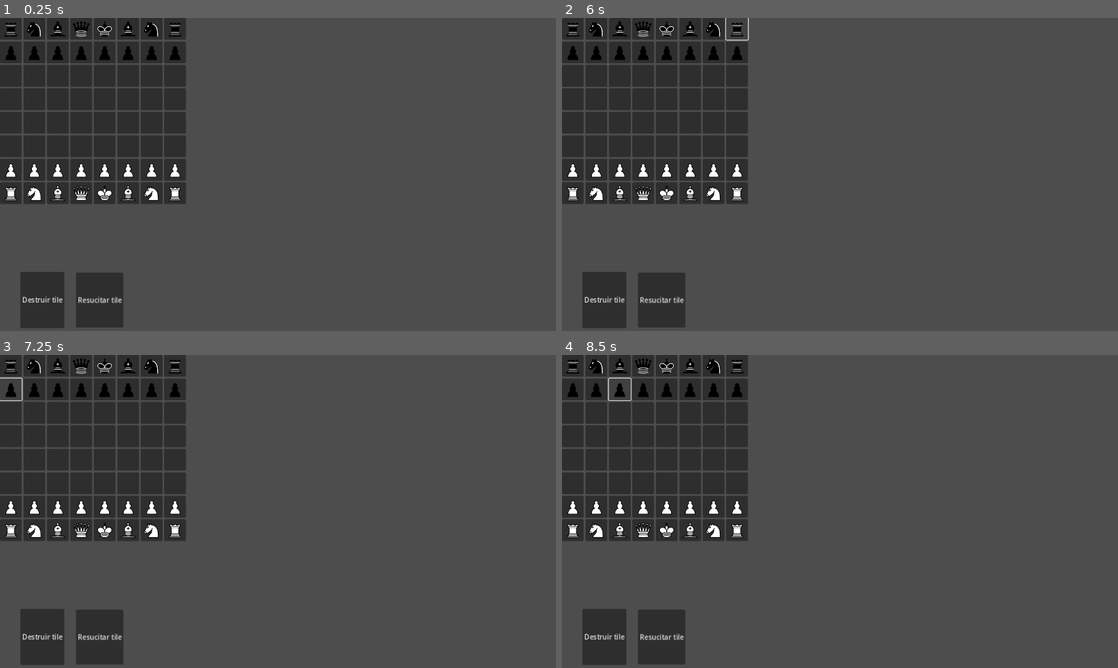
Above: before the commit, frames 1-4 (two rows, left to right).
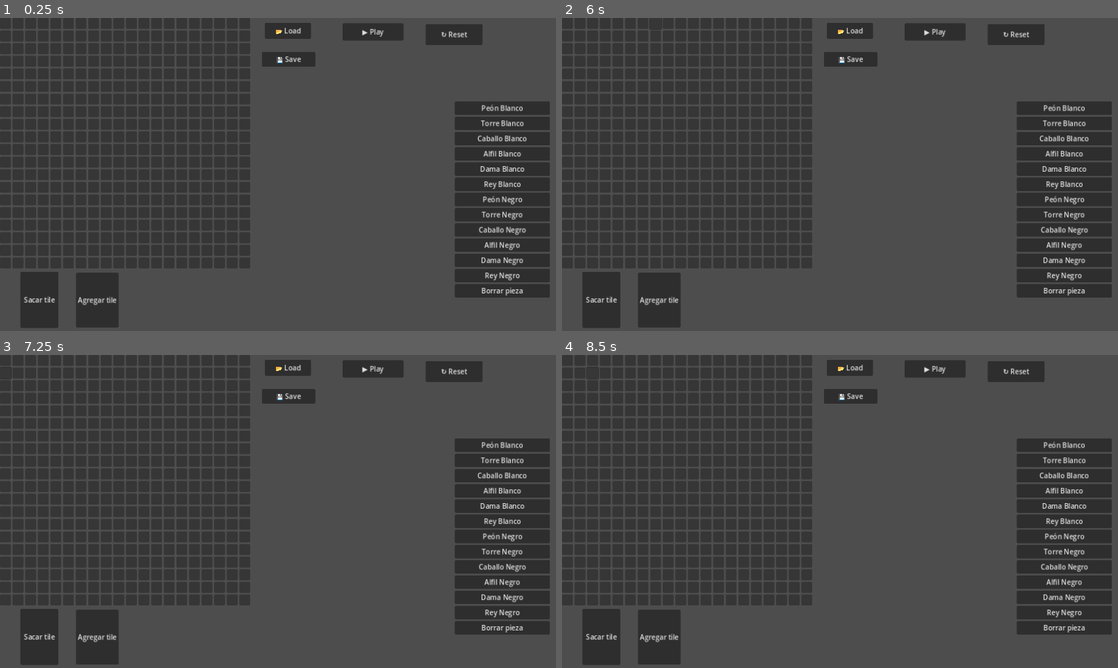
Above: after the commit, the same moments.

Repository: Laia-ar/ajedecks
Game: Godot game, scene res://board.tscn
Same seed, same stepped clock (60 frames per second), same inputs: the game is played once before the commit and once after it.
Inputs (mouse positions are in pixels of both pictures, inside the frame that each line leads up to; where the layout moved, square brackets give the same spot in the first picture):
- Up to frame 1 (0.25 s): no input
- Up to frame 2 (6 s): click (567, 24) [573, 27] at 0.5 s; click (578, 24) [595, 27] at 1.25 s; click (595, 24) [617, 27] at 2 s; click (606, 24) [645, 27] at 2.75 s; click (617, 24) [667, 27] at 3.5 s; click (628, 24) [689, 27] at 4.25 s; click (645, 24) [712, 27] at 5 s; click (656, 24) [734, 27] at 5.75 s
- Up to frame 3 (7.25 s): click (5, 373) [11, 389] at 6.5 s
- Up to frame 4 (8.5 s): click (578, 373) [595, 389] at 7.25 s; click (595, 373) [617, 389] at 8 s

The runs differ from the first frame. In frame 1, 17% of the frame differs, in the area x 0-99%, y 0-99%; in frame 2, 17%; in frame 3, 17%; in frame 4, 17%.

Commit message:
Editor first version

Diff:
--- a/board.tscn
+++ b/board.tscn
@@ -11,6 +11,12 @@
 [ext_resource type="Script" path="res://game_win.gd" id="9_ww6wk"]
 [ext_resource type="Script" path="res://card_destroy_tile.gd" id="10_pisxf"]
 [ext_resource type="Script" path="res://card_revive_tile.gd" id="11_a1ga0"]
+[ext_resource type="Script" path="res://card_place_piece.gd" id="12_xjupx"]
+[ext_resource type="Script" path="res://card_remove_piece.gd" id="13_kaqiq"]
+[ext_resource type="Script" path="res://mode_toggle.gd" id="14_1lhue"]
+[ext_resource type="Script" path="res://reset_button.gd" id="15_mmcrq"]
+[ext_resource type="Script" path="res://save_button.gd" id="16_ccxe3"]
+[ext_resource type="Script" path="res://load_button.gd" id="17_3qfpr"]
 
 [node name="Board" type="Control"]
 layout_mode = 3
@@ -100,6 +106,261 @@
 BoardPath = NodePath("..")
 FlowPath = NodePath("../Flow")
 
+[node name="PiecePalette" type="VBoxContainer" parent="."]
+layout_mode = 1
+anchors_preset = -1
+anchor_left = 26.175
+anchor_top = 4.552
+anchor_right = 31.65
+anchor_bottom = 14.575
+offset_top = 9.92
+
+[node name="PlacePawnWhite" type="Button" parent="PiecePalette"]
+layout_mode = 2
+script = ExtResource("12_xjupx")
+BoardPath = NodePath("../..")
+FlowPath = NodePath("../../Flow")
+
+[node name="PlaceRookWhite" type="Button" parent="PiecePalette"]
+layout_mode = 2
+script = ExtResource("12_xjupx")
+BoardPath = NodePath("../..")
+FlowPath = NodePath("../../Flow")
+PieceType = "Rook"
+
+[node name="PlaceKnightWhite" type="Button" parent="PiecePalette"]
+layout_mode = 2
+script = ExtResource("12_xjupx")
+BoardPath = NodePath("../..")
+FlowPath = NodePath("../../Flow")
+PieceType = "Knight"
+
+[node name="PlaceBishopWhite" type="Button" parent="PiecePalette"]
+layout_mode = 2
+script = ExtResource("12_xjupx")
+BoardPath = NodePath("../..")
+FlowPath = NodePath("../../Flow")
+PieceType = "Bishop"
+
+[node name="PlaceQueenWhite" type="Button" parent="PiecePalette"]
+layout_mode = 2
+script = ExtResource("12_xjupx")
+BoardPath = NodePath("../..")
+FlowPath = NodePath("../../Flow")
+PieceType = "Queen"
+
+[node name="PlaceKingWhite" type="Button" parent="PiecePalette"]
+layout_mode = 2
+script = ExtResource("12_xjupx")
+BoardPath = NodePath("../..")
+FlowPath = NodePath("../../Flow")
+PieceType = "King"
+
+[node name="PlacePawnBlack" type="Button" parent="PiecePalette"]
+layout_mode = 2
+script = ExtResource("12_xjupx")
+BoardPath = NodePath("../..")
+FlowPath = NodePath("../../Flow")
+PieceColor = 1
+
+[node name="PlaceRookBlack" type="Button" parent="PiecePalette"]
+layout_mode = 2
+script = ExtResource("12_xjupx")
+BoardPath = NodePath("../..")
+FlowPath = NodePath("../../Flow")
+PieceType = "Rook"
+PieceColor = 1
+
+[node name="PlaceKnightBlack" type="Button" parent="PiecePalette"]
+layout_mode = 2
+script = ExtResource("12_xjupx")
+BoardPath = NodePath("../..")
+FlowPath = NodePath("../../Flow")
+PieceType = "Knight"
+PieceColor = 1
+
+[node name="PlaceBishopBlack" type="Button" parent="PiecePalette"]
+layout_mode = 2
+script = ExtResource("12_xjupx")
+BoardPath = NodePath("../..")
+FlowPath = NodePath("../../Flow")
+PieceType = "Bishop"
+PieceColor = 1
+
+[node name="PlaceQueenBlack" type="Button" parent="PiecePalette"]
+layout_mode = 2
+script = ExtResource("12_xjupx")
+BoardPath = NodePath("../..")
+FlowPath = NodePath("../../Flow")
+PieceType = "Queen"
+PieceColor = 1
+
+[node name="PlaceKingBlack" type="Button" parent="PiecePalette"]
+layout_mode = 2
+script = ExtResource("12_xjupx")
+BoardPath = NodePath("../..")
+FlowPath = NodePath("../../Flow")
+PieceType = "King"
+PieceColor = 1
+
+[node name="RemovePiece" type="Button" parent="PiecePalette"]
+layout_mode = 2
+script = ExtResource("13_kaqiq")
+BoardPath = NodePath("../..")
+FlowPath = NodePath("../../Flow")
+
+[node name="ModeToggle" type="Button" parent="."]
+layout_mode = 1
+anchors_preset = -1
+anchor_left = 19.725
+anchor_top = 0.3
+anchor_right = 23.225
+anchor_bottom = 1.3
+script = ExtResource("14_1lhue")
+BoardPath = NodePath("..")
+PaletteButtons = Array[NodePath]([NodePath("../DestroyTileCard"), NodePath("../ReviveTileCard"), NodePath("../PiecePalette/PlacePawnWhite"), NodePath("../PiecePalette/PlaceRookWhite"), NodePath("../PiecePalette/PlaceKnightWhite"), NodePath("../PiecePalette/PlaceBishopWhite"), NodePath("../PiecePalette/PlaceQueenWhite"), NodePath("../PiecePalette/PlaceKingWhite"), NodePath("../PiecePalette/PlacePawnBlack"), NodePath("../PiecePalette/PlaceRookBlack"), NodePath("../PiecePalette/PlaceKnightBlack"), NodePath("../PiecePalette/PlaceBishopBlack"), NodePath("../PiecePalette/PlaceQueenBlack"), NodePath("../PiecePalette/PlaceKingBlack"), NodePath("../PiecePalette/RemovePiece")])
+
+[node name="ResetButton" type="Button" parent="."]
+layout_mode = 1
+anchors_preset = -1
+anchor_left = 24.5
+anchor_top = 0.35
+anchor_right = 27.775
+anchor_bottom = 1.55
+offset_left = -6.10352e-05
+script = ExtResource("15_mmcrq")
+BoardPath = NodePath("..")
+FlowPath = NodePath("../Flow")
+ModeTogglePath = NodePath("../ModeToggle")
+
+[node name="SaveDialog" type="Panel" parent="."]
+visible = false
+layout_mode = 1
+anchors_preset = -1
+anchor_left = 13.675
+anchor_top = 6.775
+anchor_right = 19.65
+anchor_bottom = 10.15
+offset_right = -6.10352e-05
+offset_bottom = -3.05176e-05
+
+[node name="Label" type="Label" parent="SaveDialog"]
+layout_mode = 1
+anchors_preset = -1
+anchor_left = 0.205
+anchor_top = 0.115
+anchor_right = 0.77
+anchor_bottom = 0.2
+offset_left = 0.00499725
+offset_top = -11.525
+offset_right = -0.030014
+text = "Nombre del save:"
+
+[node name="NameInput" type="LineEdit" parent="SaveDialog"]
+layout_mode = 1
+anchors_preset = -1
+anchor_left = 0.201
+anchor_top = 0.281
+anchor_right = 0.749
+anchor_bottom = 0.5
+offset_left = -0.0390015
+offset_top = 0.0649986
+offset_right = -0.0110016
+offset_bottom = 1.5
+
+[node name="Confirm" type="Button" parent="SaveDialog"]
+layout_mode = 1
+anchors_preset = -1
+anchor_left = 0.586
+anchor_top = 0.696
+anchor_right = 0.891
+anchor_bottom = 0.926
+offset_left = -0.0540009
+offset_top = 0.0399933
+offset_right = 0.0509949
+offset_bottom = -0.0100098
+text = "Guardar"
+
+[node name="LoadDialog" type="Panel" parent="."]
+visible = false
+layout_mode = 1
+anchors_preset = -1
+anchor_left = 13.7
+anchor_top = 6.775
+anchor_right = 19.725
+anchor_bottom = 10.125
+offset_bottom = -3.05176e-05
+
+[node name="Label" type="Label" parent="LoadDialog"]
+layout_mode = 1
+anchors_preset = -1
+anchor_left = 0.282
+anchor_top = 0.052
+anchor_right = 0.714
+anchor_bottom = 0.224
+offset_left = 0.038002
+offset_top = 0.0320001
+offset_right = -0.0740051
+offset_bottom = -0.0160007
+text = "Elegí un save:"
+
+[node name="FileList" type="ItemList" parent="LoadDialog"]
+layout_mode = 0
+offset_right = 40.0
+offset_bottom = 40.0
+
+[node name="Confirm" type="Button" parent="LoadDialog"]
+layout_mode = 1
+anchors_preset = -1
+anchor_left = 0.631
+anchor_top = 0.672
+anchor_right = 0.88
+anchor_bottom = 0.903
+offset_left = -0.0710144
+offset_top = -0.0480042
+offset_right = -0.0800171
+offset_bottom = -0.00200653
+text = "Cargar"
+
+[node name="Cancel" type="Button" parent="LoadDialog"]
+layout_mode = 1
+anchors_preset = -1
+anchor_left = 0.037
+anchor_top = 0.687
+anchor_right = 0.353
+anchor_bottom = 0.918
+offset_left = 0.0830002
+offset_top = -0.0580063
+offset_right = -0.0730057
+offset_bottom = -0.0120087
+text = "Cancelar
+"
+
+[node name="SaveButton" type="Button" parent="."]
+layout_mode = 1
+anchors_preset = -1
+anchor_left = 15.075
+anchor_top = 1.95
+anchor_right = 18.15
+anchor_bottom = 2.8
+offset_right = -6.10352e-05
+script = ExtResource("16_ccxe3")
+BoardPath = NodePath("..")
+SaveDialogPath = NodePath("../SaveDialog")
+
+[node name="LoadButton" type="Button" parent="."]
+layout_mode = 1
+anchors_preset = -1
+anchor_left = 15.25
+anchor_top = 0.275
+anchor_right = 17.9
+anchor_bottom = 1.2
+offset_left = -6.10352e-05
+offset_right = -6.10352e-05
+script = ExtResource("17_3qfpr")
+BoardPath = NodePath("..")
+LoadDialogPath = NodePath("../LoadDialog")
+
 [connection signal="GameWin" from="." to="GameWin" method="_on_board_game_win"]
 [connection signal="SendLocation" from="Flow" to="." method="_on_flow_send_location"]
 [connection signal="pressed" from="Promotion/Rook" to="." method="FinalizePromotion" binds= ["Rook"]]
--- a/card_destroy_tile.gd
+++ b/card_destroy_tile.gd
@@ -12,7 +12,7 @@
 var SelectingTile: bool = false
 
 func _ready():
-	text = "Destruir tile"
+	text = "Sacar tile"
 	pressed.connect(_on_pressed)
 	# Conectarse a la señal del Flow para enterarse cuando se clickea una tile
 	Flow.SendLocation.connect(_on_tile_clicked)
@@ -20,9 +20,9 @@
 func _on_pressed():
 	SelectingTile = !SelectingTile  # Toggle: si la apretás de nuevo, cancelás
 	if SelectingTile:
-		text = "Elegí una tile vacía..."
+		text = "Elegí una tile para sacar..."
 	else:
-		text = "Destruir tile"
+		text = "Sacar tile"
 
 func _on_tile_clicked(Location: String):
 	if not SelectingTile:
@@ -41,4 +41,4 @@
 	cell.modulate = Color(0.1, 0.1, 0.1, 0.5)
 
 	SelectingTile = false
-	text = "Destruir tile"
+	text = "Sacar tile"
--- /dev/null
+++ b/card_place_piece.gd
@@ -0,0 +1,80 @@
+extends Button
+
+@export var BoardPath: NodePath
+@export var FlowPath: NodePath
+
+# Qué pieza coloca este botón. Valores: "Pawn", "Bishop", "Rook", "Knight", "Queen", "King"
+@export var PieceType: String = "Pawn"
+# 0 = blanco, 1 = negro
+@export var PieceColor: int = 0
+
+@onready var Board = get_node(BoardPath)
+@onready var Flow = get_node(FlowPath)
+
+var Selecting: bool = false
+var BaseText: String = ""
+
+func _ready():
+	BaseText = _build_label()
+	text = BaseText
+	pressed.connect(_on_pressed)
+	Flow.SendLocation.connect(_on_tile_clicked)
+
+func _build_label() -> String:
+	var color_name = "Blanco" if PieceColor == 0 else "Negro"
+	var piece_name = ""
+	match PieceType:
+		"Pawn": piece_name = "Peón"
+		"Bishop": piece_name = "Alfil"
+		"Rook": piece_name = "Torre"
+		"Knight": piece_name = "Caballo"
+		"Queen": piece_name = "Dama"
+		"King": piece_name = "Rey"
+		_: piece_name = PieceType
+	return piece_name + " " + color_name
+
+func _on_pressed():
+	Selecting = !Selecting
+	if Selecting:
+		text = "Elegí dónde colocar..."
+	else:
+		text = BaseText
+
+func _on_tile_clicked(Location: String):
+	if not Selecting:
+		return
+
+	# No se puede colocar en tile destruida (inactiva)
+	if Board.DestroyedTiles.has(Location):
+		return
+
+	var cell = Flow.get_node(Location)
+	# No se puede colocar si ya hay pieza
+	if cell.get_child_count() != 0:
+		return
+
+	# Instanciar la pieza desde el Flow (que tiene las PackedScene exportadas)
+	var scene: PackedScene = _get_piece_scene()
+	if scene == null:
+		push_error("No se encontró la escena para: " + PieceType)
+		return
+
+	var piece = scene.instantiate()
+	piece.Spawned(PieceColor)
+	piece.position = Vector2(Flow.TileXSize / 2, Flow.TileYSize / 2)
+	cell.add_child(piece)
+
+	# Volver al estado base (no se gasta)
+	Selecting = false
+	text = BaseText
+
+func _get_piece_scene() -> PackedScene:
+	# Reusamos las PackedScene que ya están exportadas en el Flow (generator.gd)
+	match PieceType:
+		"Pawn": return Flow.Pawn
+		"Bishop": return Flow.Bishop
+		"Rook": return Flow.Rook
+		"Knight": return Flow.Knight
+		"Queen": return Flow.Queen
+		"King": return Flow.King
+	return null
--- /dev/null
+++ b/card_remove_piece.gd
@@ -0,0 +1,34 @@
+extends Button
+
+@export var BoardPath: NodePath
+@export var FlowPath: NodePath
+
+@onready var Board = get_node(BoardPath)
+@onready var Flow = get_node(FlowPath)
+
+var Selecting: bool = false
+
+func _ready():
+	text = "Borrar pieza"
+	pressed.connect(_on_pressed)
+	Flow.SendLocation.connect(_on_tile_clicked)
+
+func _on_pressed():
+	Selecting = !Selecting
+	if Selecting:
+		text = "Elegí una pieza para borrar..."
+	else:
+		text = "Borrar pieza"
+
+func _on_tile_clicked(Location: String):
+	if not Selecting:
+		return
+
+	var cell = Flow.get_node(Location)
+	if cell.get_child_count() == 0:
+		return  # No hay pieza
+
+	cell.get_child(0).queue_free()
+
+	Selecting = false
+	text = "Borrar pieza"
--- a/card_revive_tile.gd
+++ b/card_revive_tile.gd
@@ -9,16 +9,16 @@
 var SelectingTile: bool = false
 
 func _ready():
-	text = "Resucitar tile"
+	text = "Agregar tile"
 	pressed.connect(_on_pressed)
 	Flow.SendLocation.connect(_on_tile_clicked)
 
 func _on_pressed():
 	SelectingTile = !SelectingTile
 	if SelectingTile:
-		text = "Elegí una tile destruida..."
+		text = "Elegí dónde agregar una tile..."
 	else:
-		text = "Resucitar tile"
+		text = "Agregar tile"
 
 func _on_tile_clicked(Location: String):
 	if not SelectingTile:
@@ -35,4 +35,4 @@
 	cell.modulate = Color(1, 1, 1, 1)
 
 	SelectingTile = false
-	text = "Reconstruir tile"
+	text = "Agregar tile"
--- a/game.gd
+++ b/game.gd
@@ -15,6 +15,9 @@
 var LocationXInt: int
 var LocationYInt: int
 
+# Modo actual: false = Edit, true = Play
+var PlayMode: bool = false
+
 # This is the board buttons.
 @export_node_path("FlowContainer") var BoardPath
 @onready var Flow = get_node(BoardPath)
@@ -30,6 +33,10 @@
 var SpecialArea: PackedStringArray
 
 func _on_flow_send_location(Location: String):
+	# En modo edición, el tablero no juega ajedrez
+	if not PlayMode:
+		return
+
 	# Don't update ANYTHING if you still need to promote!
 	if get_node("Promotion").visible == true:
 		return
@@ -405,3 +412,76 @@
 	var TheNode = Flow.get_node_or_null(Location)
 	if TheNode != null && TheNode.get_child_count() != 0 && TheNode.get_child(0).PieceColor != Turn && TheNode.get_child(0).name == "King":
 		TheNode.get_child(0).modulate = Color(1, 0, 0, 1)
+
+# ====================================================================
+# Save / Load
+# ====================================================================
+
+func SerializeBoard() -> Dictionary:
+	var data = {
+		"version": 1,
+		"board_x": Flow.BoardXSize,
+		"board_y": Flow.BoardYSize,
+		"turn": Turn,
+		"active_tiles": [],
+		"pieces": []
+	}
+
+	for tile in Flow.get_children():
+		# Tile activa = no está en DestroyedTiles
+		if not DestroyedTiles.has(tile.name):
+			data.active_tiles.append(tile.name)
+		# Pieza en la tile
+		if tile.get_child_count() > 0:
+			var piece = tile.get_child(0)
+			data.pieces.append({
+				"location": tile.name,
+				"type": piece.name,  # "Pawn", "Rook", etc.
+				"color": piece.PieceColor
+			})
+
+	return data
+
+func DeserializeBoard(data: Dictionary):
+	# 1. Limpiar el tablero actual
+	for tile in Flow.get_children():
+		if tile.get_child_count() > 0:
+			tile.get_child(0).queue_free()
+		DestroyedTiles[tile.name] = true
+		tile.modulate = Color(0.1, 0.1, 0.1, 0.5)
+
+	# 2. Activar las tiles del save
+	for loc in data.active_tiles:
+		var tile = Flow.get_node_or_null(loc)
+		if tile != null:
+			DestroyedTiles.erase(loc)
+			tile.modulate = Color(1, 1, 1, 1)
+
+	# 3. Poner las piezas
+	for piece_data in data.pieces:
+		var tile = Flow.get_node_or_null(piece_data.location)
+		if tile == null:
+			continue
+		var scene: PackedScene = _get_piece_scene(piece_data.type)
+		if scene == null:
+			continue
+		var piece = scene.instantiate()
+		piece.Spawned(piece_data.color)
+		piece.position = Vector2(Flow.TileXSize / 2, Flow.TileYSize / 2)
+		tile.add_child(piece)
+
+	# 4. Restaurar turno
+	Turn = data.get("turn", 0)
+	SelectedNode = ""
+	Areas.clear()
+	SpecialArea.clear()
+
+func _get_piece_scene(piece_type: String) -> PackedScene:
+	match piece_type:
+		"Pawn": return Flow.Pawn
+		"Bishop": return Flow.Bishop
+		"Rook": return Flow.Rook
+		"Knight": return Flow.Knight
+		"Queen": return Flow.Queen
+		"King": return Flow.King
+	return null
--- a/generator.gd
+++ b/generator.gd
@@ -1,12 +1,16 @@
 extends FlowContainer
 
-@export var BoardXSize = 8
-@export var BoardYSize = 8
+@export var BoardXSize = 20
+@export var BoardYSize = 20
 
-@export var TileXSize: float = 50
-@export var TileYSize: float = 50
+@export var TileXSize: float = 25
+@export var TileYSize: float = 25
 
-@export var PlayRegularGame: bool = true
+# Lo dejamos en false: arrancamos sin piezas y sin tiles activas
+@export var PlayRegularGame: bool = false
+
+# Si está en true, todas las tiles arrancan "destruidas" (modo herramienta)
+@export var StartEmpty: bool = true
 
 signal SendLocation(Location: String)
 
@@ -17,13 +21,15 @@
 @export var Queen: PackedScene
 @export var King: PackedScene
 
+# Referencia al Board (para acceder a DestroyedTiles)
+@onready var Board = get_parent()
+
 func _ready():
-	# stop negative numbers from happening
 	if BoardXSize < 0 || BoardYSize < 0:
 		return
 	var NumberX: int = 0
 	var NumberY: int = 0
-	# Set up the board
+	# Crear los botones del tablero
 	while NumberY != BoardYSize:
 		self.size.y += TileYSize + 5
 		self.size.x += TileXSize + 5
@@ -34,14 +40,18 @@
 				SendLocation.emit(temp.name))
 			temp.set_name(str(NumberX) + "-" + str(NumberY))
 			add_child(temp)
+			# Si arrancamos vacío, marcamos todas como destruidas
+			if StartEmpty:
+				Board.DestroyedTiles[temp.name] = true
+				temp.modulate = Color(0.1, 0.1, 0.1, 0.5)
 			NumberX += 1
 		NumberY += 1
 		NumberX = 0
 	if PlayRegularGame == true:
 		RegularGame()
 
-# 1 = black
-# 0 = white
+# Esta función ya no se usa con StartEmpty=true, pero la dejamos por si querés
+# volver al modo clásico cambiando los flags.
 func RegularGame():
 	get_node("0-0").add_child(Summon(Rook, 1))
 	get_node("1-0").add_child(Summon(Knight, 1))
@@ -82,6 +92,5 @@
 func Summon(Scene: PackedScene, color: int):
 	var Piece = Scene.instantiate()
 	Piece.Spawned(color)
-	# This is the point, ignore the warning
 	Piece.position = Vector2(TileXSize / 2, TileYSize / 2)
 	return Piece
--- /dev/null
+++ b/load_button.gd
@@ -0,0 +1,61 @@
+extends Button
+
+@export var BoardPath: NodePath
+@export var LoadDialogPath: NodePath  # un Panel con un ItemList y botones
+
+@onready var Board = get_node(BoardPath)
+@onready var LoadDialog = get_node(LoadDialogPath)
+
+const SAVE_DIR = "user://saves/"
+
+func _ready():
+	text = "📂 Load"
+	pressed.connect(_on_pressed)
+	LoadDialog.get_node("Confirm").pressed.connect(_on_confirm)
+	LoadDialog.get_node("Cancel").pressed.connect(_on_cancel)
+
+func _on_pressed():
+	_refresh_save_list()
+	LoadDialog.visible = true
+
+func _refresh_save_list():
+	var list: ItemList = LoadDialog.get_node("FileList")
+	list.clear()
+
+	var dir = DirAccess.open(SAVE_DIR)
+	if dir == null:
+		return
+	dir.list_dir_begin()
+	var filename = dir.get_next()
+	while filename != "":
+		if filename.ends_with(".json"):
+			list.add_item(filename.trim_suffix(".json"))
+		filename = dir.get_next()
+
+func _on_confirm():
+	var list: ItemList = LoadDialog.get_node("FileList")
+	var selected = list.get_selected_items()
+	if selected.is_empty():
+		return
+
+	var save_name = list.get_item_text(selected[0])
+	var path = SAVE_DIR + save_name + ".json"
+
+	var file = FileAccess.open(path, FileAccess.READ)
+	if file == null:
+		push_error("No se pudo abrir: " + path)
+		return
+	var content = file.get_as_text()
+	file.close()
+
+	var data = JSON.parse_string(content)
+	if data == null:
+		push_error("JSON inválido en: " + path)
+		return
+
+	Board.DeserializeBoard(data)
+	LoadDialog.visible = false
+	print("Cargado: " + path)
+
+func _on_cancel():
+	LoadDialog.visible = false
--- /dev/null
+++ b/mode_toggle.gd
@@ -0,0 +1,31 @@
+extends Button
+
+@export var BoardPath: NodePath
+# Lista de botones de la paleta que se bloquean en modo Play
+@export var PaletteButtons: Array[NodePath]
+
+@onready var Board = get_node(BoardPath)
+
+func _ready():
+	text = "▶ Play"
+	pressed.connect(_on_pressed)
+
+func _on_pressed():
+	Board.PlayMode = not Board.PlayMode
+	if Board.PlayMode:
+		text = "✎ Edit"
+		_set_palette_enabled(false)
+	else:
+		text = "▶ Play"
+		_set_palette_enabled(true)
+
+func _set_palette_enabled(enabled: bool):
+	for path in PaletteButtons:
+		var btn = get_node_or_null(path)
+		if btn != null:
+			btn.disabled = not enabled
+			# Cancelar cualquier modo de selección activo
+			if not enabled and "Selecting" in btn:
+				btn.Selecting = false
+			if not enabled and "SelectingTile" in btn:
+				btn.SelectingTile = false
--- /dev/null
+++ b/reset_button.gd
@@ -0,0 +1,34 @@
+extends Button
+
+@export var BoardPath: NodePath
+@export var FlowPath: NodePath
+@export var ModeTogglePath: NodePath
+
+@onready var Board = get_node(BoardPath)
+@onready var Flow = get_node(FlowPath)
+@onready var ModeToggle = get_node(ModeTogglePath)
+
+func _ready():
+	text = "↻ Reset"
+	pressed.connect(_on_pressed)
+
+func _on_pressed():
+	# Sacar todas las piezas
+	for tile in Flow.get_children():
+		if tile.get_child_count() > 0:
+			tile.get_child(0).queue_free()
+
+	# Marcar todas las tiles como destruidas (estado inicial)
+	for tile in Flow.get_children():
+		Board.DestroyedTiles[tile.name] = true
+		tile.modulate = Color(0.1, 0.1, 0.1, 0.5)
+
+	# Volver a modo Edit
+	if Board.PlayMode:
+		ModeToggle._on_pressed()  # togglea a Edit y reactiva paleta
+
+	# Resetear turno
+	Board.Turn = 0
+	Board.SelectedNode = ""
+	Board.Areas.clear()
+	Board.SpecialArea.clear()
--- /dev/null
+++ b/save_button.gd
@@ -0,0 +1,42 @@
+extends Button
+
+@export var BoardPath: NodePath
+@export var SaveDialogPath: NodePath  # un LineEdit + botón "Save" que vamos a crear
+
+@onready var Board = get_node(BoardPath)
+@onready var SaveDialog = get_node(SaveDialogPath)
+
+const SAVE_DIR = "user://saves/"
+
+func _ready():
+	text = "💾 Save"
+	pressed.connect(_on_pressed)
+	# Asegurarse que existe la carpeta
+	DirAccess.make_dir_recursive_absolute(SAVE_DIR)
+	# Conectar el botón confirmar del diálogo
+	SaveDialog.get_node("Confirm").pressed.connect(_on_confirm)
+
+func _on_pressed():
+	SaveDialog.visible = true
+	SaveDialog.get_node("NameInput").text = ""
+	SaveDialog.get_node("NameInput").grab_focus()
+
+func _on_confirm():
+	var save_name: String = SaveDialog.get_node("NameInput").text.strip_edges()
+	if save_name == "":
+		return
+
+	# Sanitizar el nombre (sin barras ni caracteres raros)
+	save_name = save_name.replace("/", "_").replace("\\", "_")
+
+	var data = Board.SerializeBoard()
+	var path = SAVE_DIR + save_name + ".json"
+	var file = FileAccess.open(path, FileAccess.WRITE)
+	if file == null:
+		push_error("No se pudo abrir para escribir: " + path)
+		return
+	file.store_string(JSON.stringify(data, "  "))
+	file.close()
+
+	SaveDialog.visible = false
+	print("Guardado: " + path)
Not shown: 1 places in board.tscn that only renumber resources
